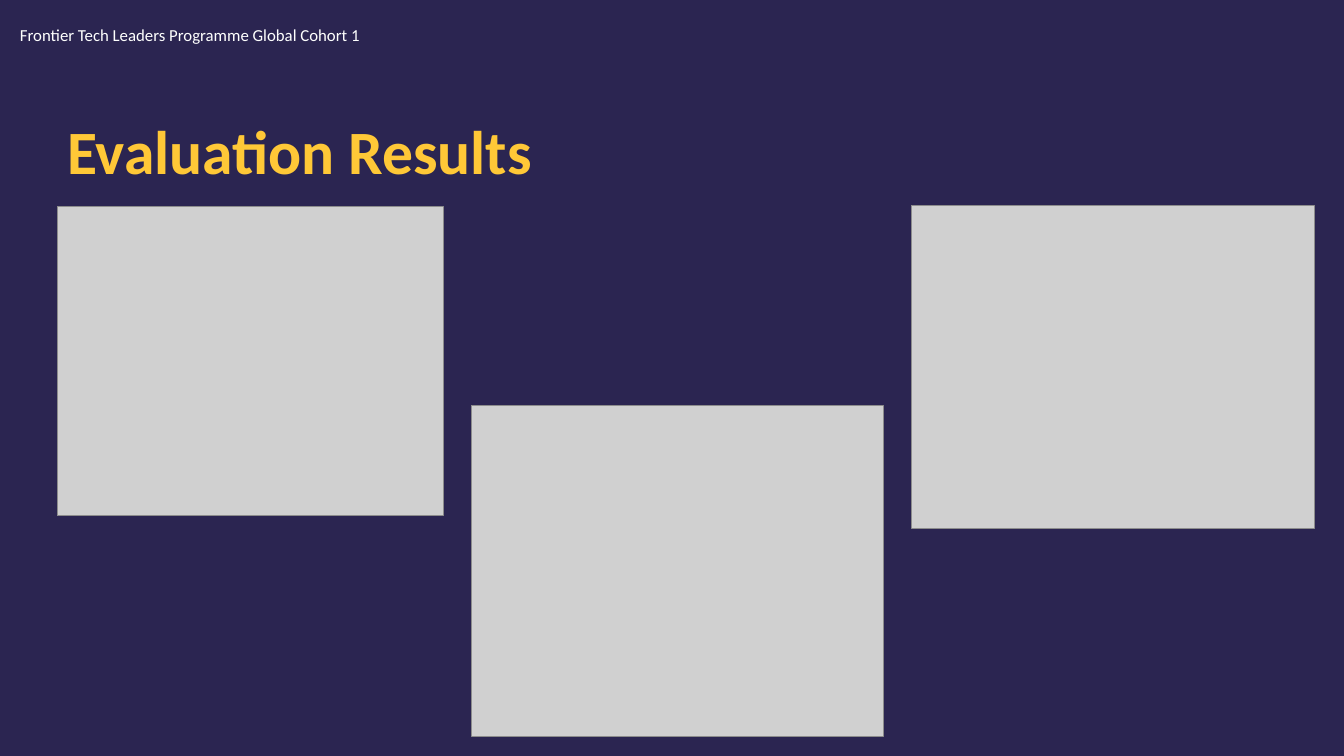
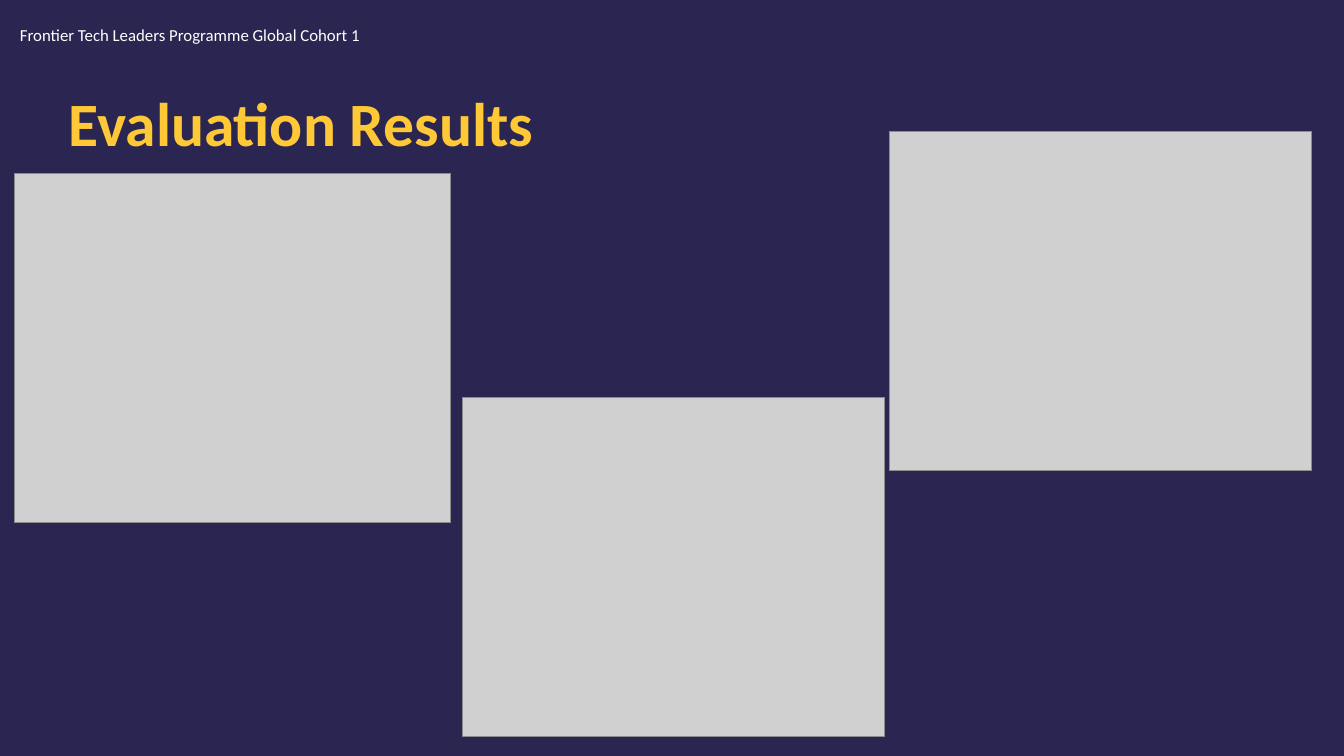
Before and after one commit to edasaruhan/Assingment_ML_kili66, a slide deck: slide 20 of MariamKili_Draft_Presentation.pptx. Drawn at 1344x756 pixels with LibreOffice and Linux fonts; fonts in the diff are those of the drawing; grey boxes stand for pictures; background and template pictures are left out. Boxes give left, top, right and bottom in pixels: in the first picture for what was removed or moved away, otherwise in the second. Text is boxed around its words. In the diff, an @@ line names an element or a change of style, - is before the commit and + after.

```diff
--- a/MariamKili_Draft_Presentation.pptx
+++ b/MariamKili_Draft_Presentation.pptx
@@ title "Evaluation Results" moved from (x1=67, y1=130, x2=532, y2=175) to (x1=69, y1=102, x2=533, y2=147) @@
@@ picture resized from (x1=912, y1=205, x2=1315, y2=528) to (x1=889, y1=132, x2=1312, y2=471) @@
@@ picture resized from (x1=57, y1=206, x2=444, y2=515) to (x1=14, y1=173, x2=451, y2=523) @@
@@ picture resized from (x1=472, y1=406, x2=883, y2=737) to (x1=463, y1=397, x2=885, y2=736) @@
```
Also in this commit, not shown: 13 other slides changed.
